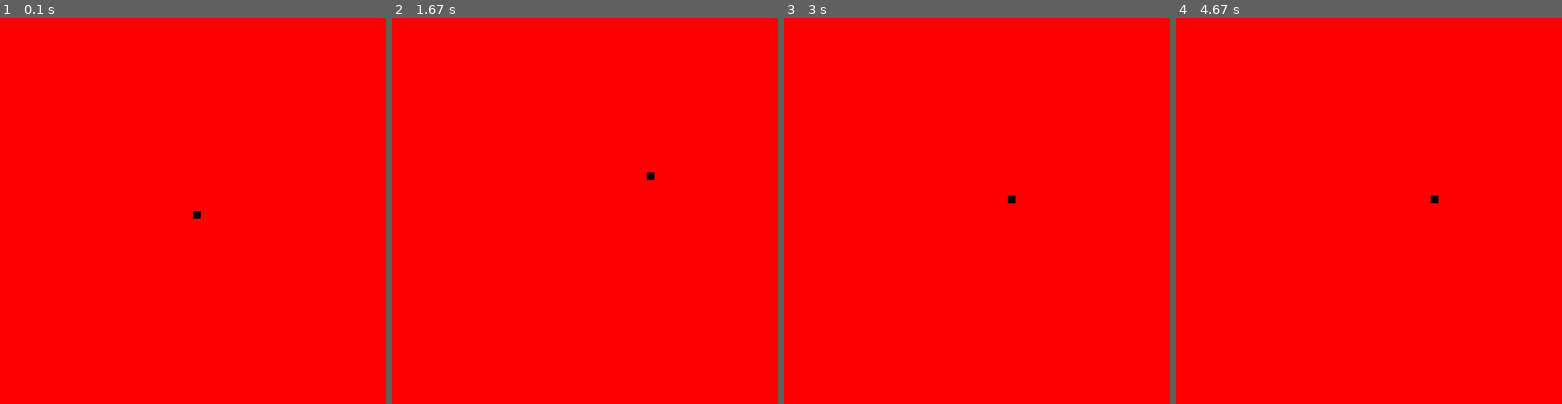
Above: before the commit, frames 1-4 (left to right).
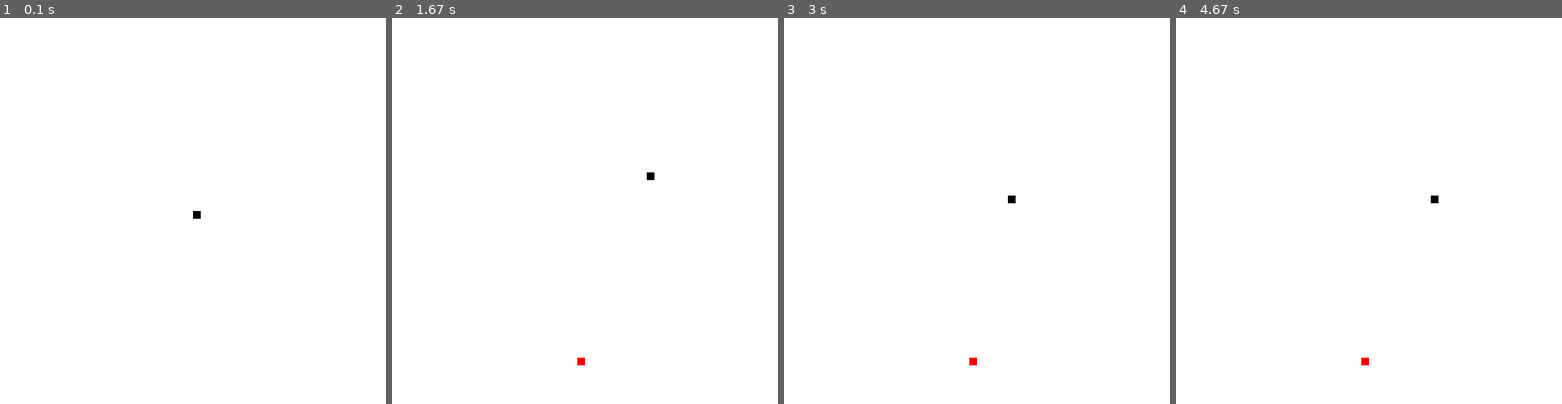
Above: after the commit, the same moments.

Repository: holgerschmitz/python_projects
Game: pygame game, started from pygame/basics/lines.py
Same seed, same stepped clock (60 frames per second), same inputs: the game is played once before the commit and once after it.
Inputs:
- Up to frame 1 (0.1 s): no input
- Up to frame 2 (1.67 s): hold Up 0.83-1.3 s; hold Right from 1.33 s (still down)
- Up to frame 3 (3 s): release Right at 1.8 s; hold Left 1.83-2.37 s; hold Down 2.4-2.7 s; hold Left from 2.73 s (still down)
- Up to frame 4 (4.67 s): release Left at 3.13 s; hold Up 3.17-3.53 s; hold Right 3.57-4.2 s; hold Down 4.23-4.6 s; hold Left from 4.63 s (still down)

The runs differ from the first frame. In frame 1, 100% of the frame differs, in the area x 0-100%, y 0-100%; in frame 2, 100%; in frame 3, 100%; in frame 4, 100%.

Commit message:
Added food and a tail

Diff:
--- a/pygame/basics/lines.py
+++ b/pygame/basics/lines.py
@@ -1,6 +1,7 @@
 #!python3
 
 import pygame
+import random
 
 pygame.init()
 running = True
@@ -13,10 +14,23 @@
 screen = pygame.display.set_mode((500, 500))
 
 MOVEEVENT = pygame.USEREVENT+1
+FOODEVENT = pygame.USEREVENT+2
 pygame.time.set_timer(MOVEEVENT, 120)
+pygame.time.set_timer(FOODEVENT, 1000)
+
+# area = []
+# for i in range(100):
+#     row = []
+#     for j in range(100):
+#         row.append['']
+#     area.append(row)
+
+haveFood = False
+foodPos = None
+
+tail = []
 
 while running:
-
     event = pygame.event.poll()
     if event.type == pygame.QUIT:
         print('Quitting!')
@@ -35,15 +49,31 @@
             xvel = 0
             yvel = 1
     elif event.type == MOVEEVENT:
+        if haveFood and xpos==foodPos[0] and ypos==foodPos[1]:
+            haveFood = False
+            tail.insert(0, [0,0])
+
+        tail.append([xpos, ypos])
+        tail.pop(0)
         xpos = xpos + xvel
         ypos = ypos + yvel
+    elif event.type == FOODEVENT:
+        if not haveFood:
+            foodPos = [random.randrange(50), random.randrange(50)]
+            haveFood = True
 
-    screen.fill((255, 0, 0))
+    screen.fill((255, 255, 255))
 
 
     xcoord = 10*xpos
     ycoord = 10*ypos
 
+    if haveFood:
+        pygame.draw.rect(screen, (255, 0, 0), (foodPos[0]*10, foodPos[1]*10, 10, 10))
+
+    for tailPos in tail:
+        pygame.draw.rect(screen, (80, 80, 80), (tailPos[0]*10, tailPos[1]*10, 10, 10))
+
     pygame.draw.rect(screen, (0, 0, 0), (xcoord, ycoord, 10, 10))
     pygame.display.flip()
     print(f"{xpos}, {ypos}")
